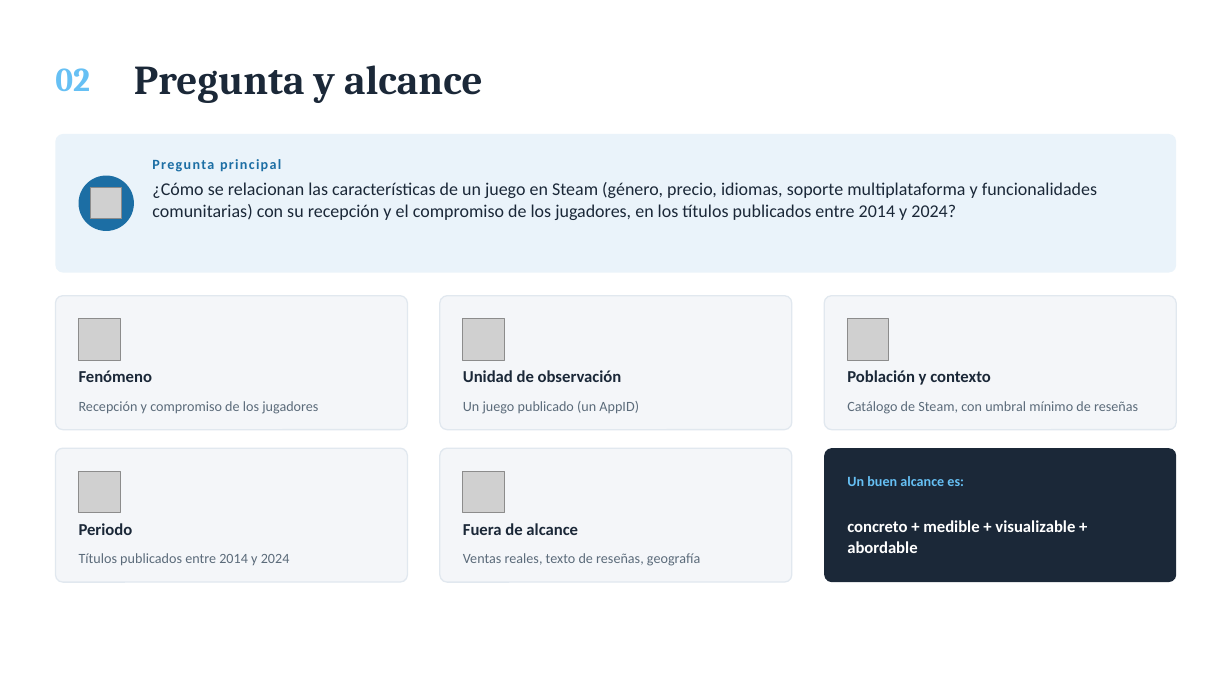
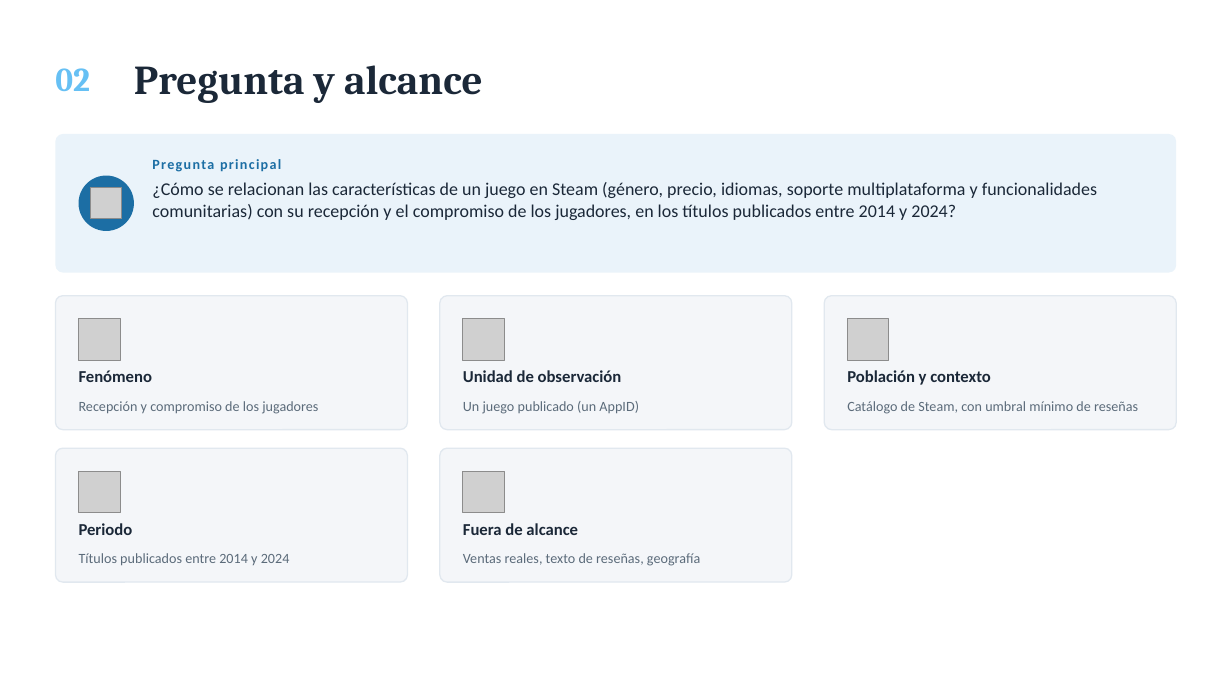
Before and after one commit to MaxiBonoUSM/Radiografia-Steam, a slide deck: slide 2 of docs/Radiografía Steam.pptx. Drawn at 1232x693 pixels with LibreOffice and Linux fonts; fonts in the diff are those of the drawing; grey boxes stand for pictures. Boxes give left, top, right and bottom in pixels: in the first picture for what was removed or moved away, otherwise in the second. Text is boxed around its words. In the diff, an @@ line names an element or a change of style, - is before the commit and + after.

```diff
--- a/docs/Radiografía Steam.pptx
+++ b/docs/Radiografía Steam.pptx
@@ rounded rectangle removed at (824,448,1177,582) @@
@@ text removed at (847,476,964,486) @@
-Un buen alcance es:
@@ text removed at (847,520,1075,553) @@
-concreto + medible + visualizable + abordable
```
Also in this commit, not shown: 3 other slides changed.
